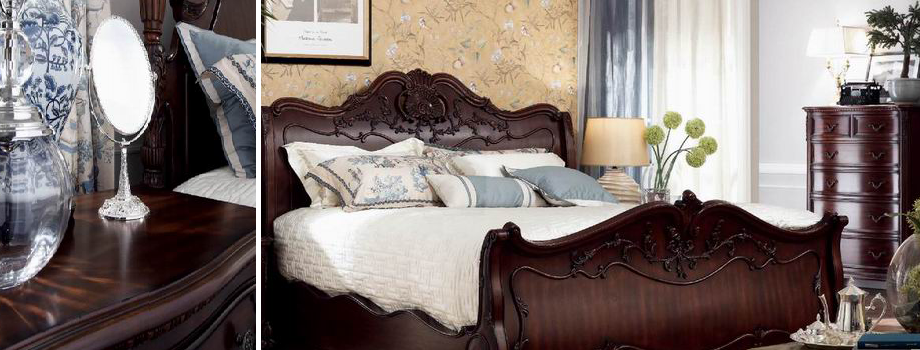
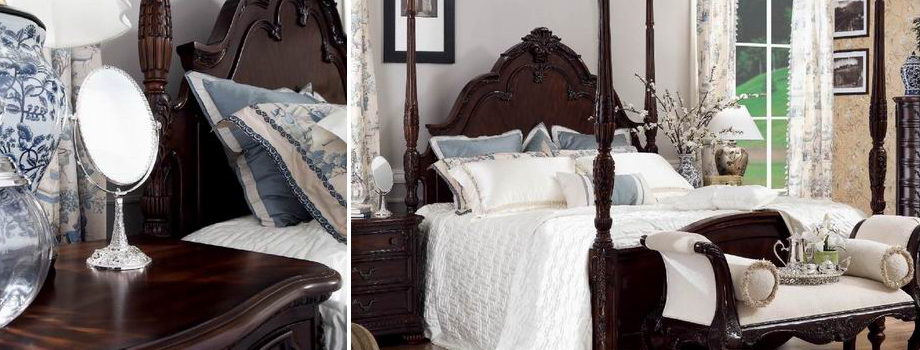
Layers edited between the first and the second 920 x 350 image:
moved "Layer 2" above "Layer 1", painted on it over [145, 0, 920, 350]
painted on "Layer 1" over [0, 0, 347, 350]
